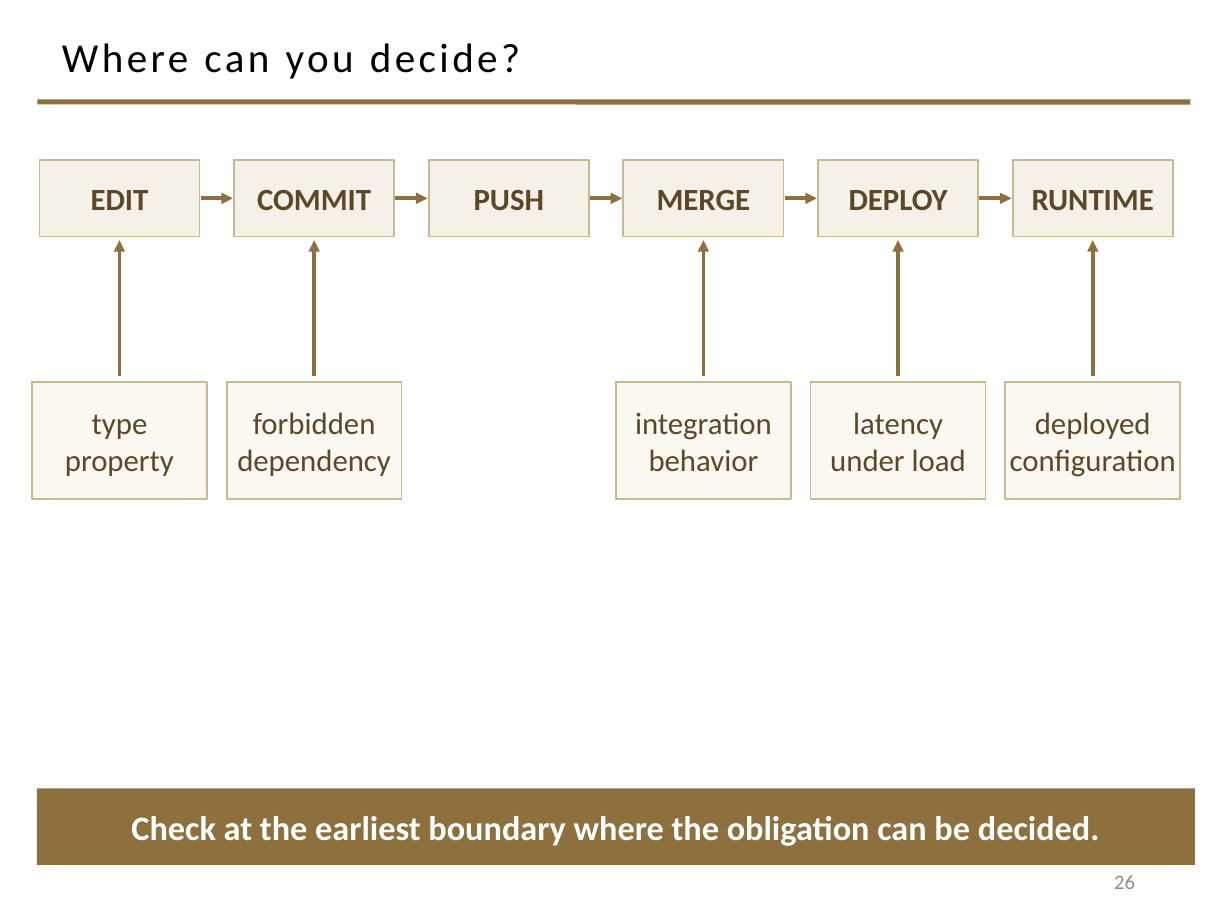
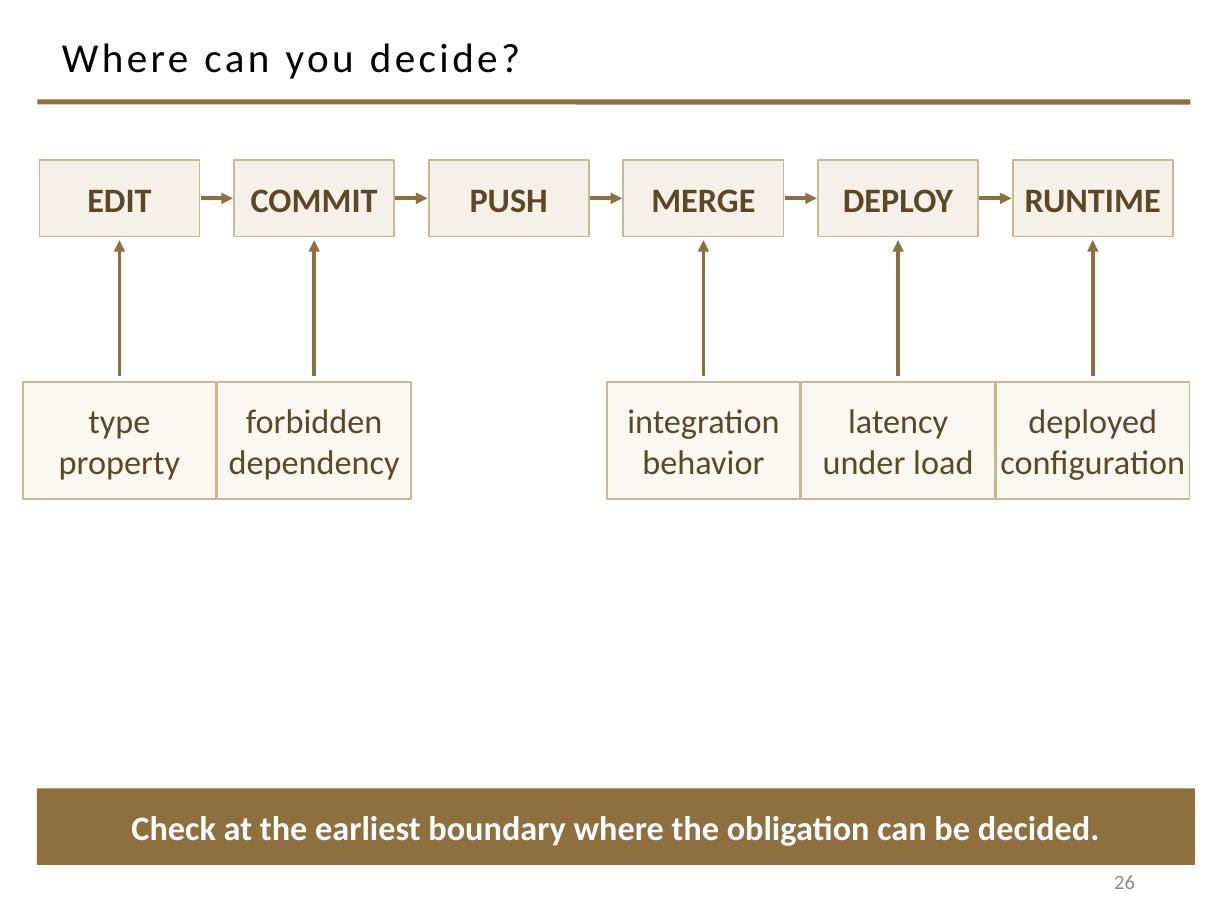
Before and after one commit to davisjam/model-based-agentic-software-engineering, a slide deck: slide 26 of course/lectures/act-2-delegation-and-control/03-alignment/2-3-Alignment.pptx. Drawn at 1232x924 pixels with LibreOffice and Linux fonts; fonts in the diff are those of the drawing; background and template pictures are left out. Boxes give left, top, right and bottom in pixels: in the first picture for what was removed or moved away, otherwise in the second. Text is boxed around its words. In the diff, an @@ line names an element or a change of style, - is before the commit and + after.

```diff
--- a/course/lectures/act-2-delegation-and-control/03-alignment/2-3-Alignment.pptx
+++ b/course/lectures/act-2-delegation-and-control/03-alignment/2-3-Alignment.pptx
@@ rectangle "type": place and size @@
-rectangle "type" at (32, 382, 207, 499)
+rectangle "type" at (22, 382, 216, 499)
@@ rectangle "forbidden": place and size @@
-rectangle "forbidden" at (227, 382, 402, 499)
+rectangle "forbidden" at (217, 382, 410, 499)
@@ rectangle "integration": place and size @@
-rectangle "integration" at (616, 382, 791, 499)
+rectangle "integration" at (606, 382, 800, 499)
@@ rectangle "latency": place and size @@
-rectangle "latency" at (811, 382, 986, 499)
+rectangle "latency" at (801, 382, 994, 499)
@@ size 18 to 20 pt in 11 elements at (39, 160, 200, 237), (234, 160, 394, 237), (429, 160, 589, 237), (623, 160, 784, 237), (818, 160, 978, 237), (1013, 160, 1173, 237), (22, 382, 216, 499), (217, 382, 410, 499), (606, 382, 800, 499), (801, 382, 994, 499), (995, 382, 1189, 499) @@
@@ rectangle "deployed": place and size @@
-rectangle "deployed" at (1005, 382, 1180, 499)
+rectangle "deployed" at (995, 382, 1189, 499)
```
Also in this commit, not shown: 4 other slides changed.
